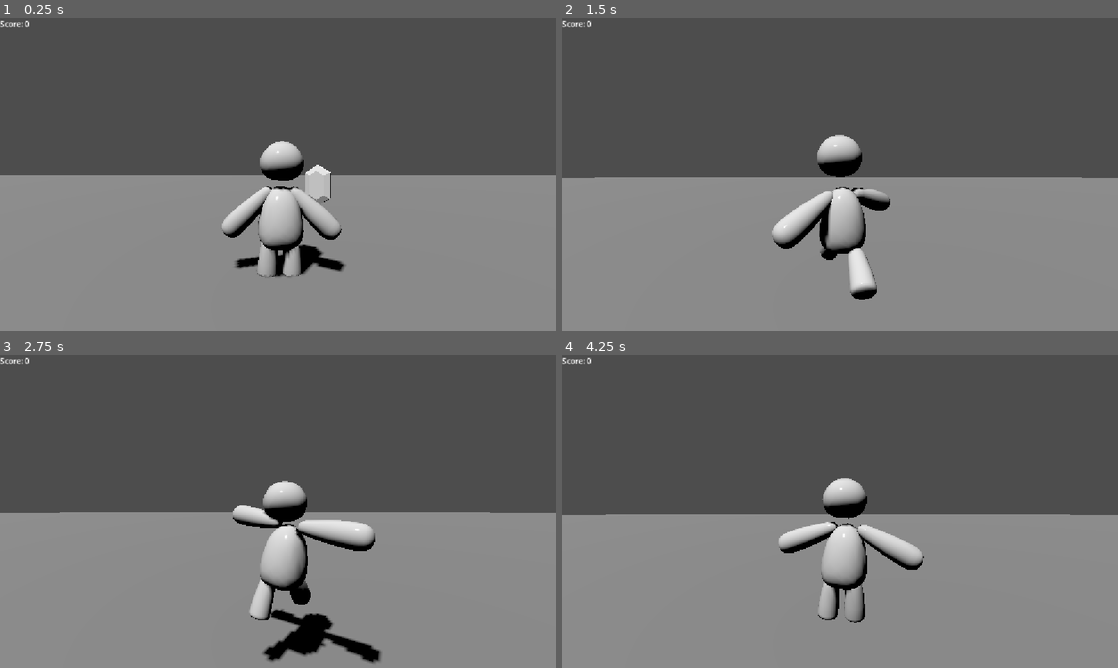
Above: before the commit, frames 1-4 (two rows, left to right).
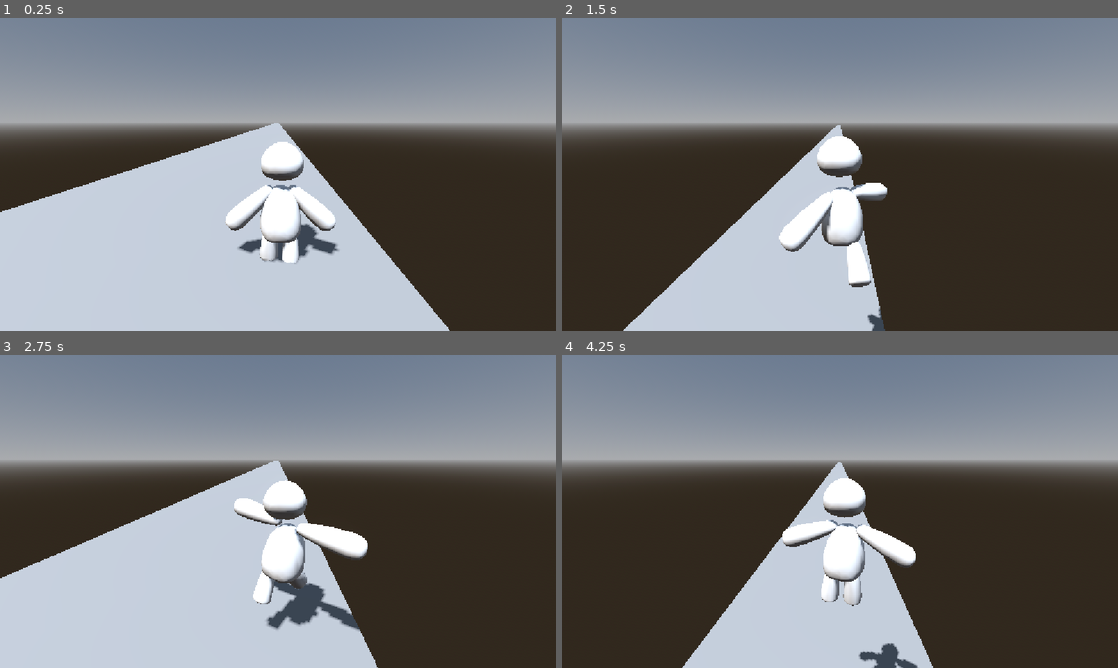
Above: after the commit, the same moments.

Repository: TheAbdullahSaleem/Runner
Game: Godot game, scene res://Scenes/Main.tscn
Same seed, same stepped clock (60 frames per second), same inputs: the game is played once before the commit and once after it.
Inputs (mouse positions are in pixels of both pictures, inside the frame that each line leads up to):
- Up to frame 1 (0.25 s): no input
- Up to frame 2 (1.5 s): tap Enter at 0.5 s; move the mouse to (962, 158) at 0.52 s; hold Right (right) 0.53-1.28 s; tap Alt at 0.6 s; click (962, 158) at 0.67 s; tap Space (jump) at 0.77 s; move the mouse to (728, 190) at 1.27 s; hold Down from 1.28 s (still down); tap Shift at 1.35 s
- Up to frame 3 (2.75 s): tap Space (jump) at 1.52 s; move the mouse to (333, 442) at 2.02 s; release Down at 2.03 s; hold Right (right) from 2.03 s (still down); tap Alt at 2.1 s
- Up to frame 4 (4.25 s): move the mouse to (812, 574) at 2.77 s; release Right (right) at 2.78 s; hold Up 2.78-3.53 s; tap Shift at 2.85 s; click (812, 574) at 2.92 s; tap Space (jump) at 3.02, 3.77 s; move the mouse to (1006, 558) at 3.52 s; hold Left (left) from 3.53 s (still down); tap Alt at 3.6 s

The runs differ from the first frame. In frame 1, 97% of the frame differs, in the area x 0-100%, y 0-100%; in frame 2, 97%; in frame 3, 97%; in frame 4, 97%.
Error after the commit: Parse Error: Identifier "Scoresetting" not declared in the current scope. (res://Scripts/crystals.gd:14)

Commit message:
Made the four rows and the crystals will also respawn in them

Diff:
--- /dev/null
+++ b/Power up.gd
@@ -0,0 +1,12 @@
+
+extends Area3D
+
+
+# Called when the node enters the scene tree for the first time.
+func _ready() -> void:
+	pass # Replace with function body.
+
+
+# Called every frame. 'delta' is the elapsed time since the previous frame.
+func _process(delta: float) -> void:
+	pass
--- a/Scenes/Crystals.tscn
+++ b/Scenes/Crystals.tscn
@@ -1,6 +1,11 @@
 [gd_scene format=4 uid="uid://c0h1bqreiclmn"]
 
 [ext_resource type="Script" uid="uid://copj37jj76467" path="res://Scripts/crystals.gd" id="1_m0csg"]
+
+[sub_resource type="StandardMaterial3D" id="StandardMaterial3D_y1q5r"]
+albedo_color = Color(0.90588236, 0.3372549, 0.3647059, 1)
+metallic = 1.0
+roughness = 0.2
 
 [sub_resource type="StandardMaterial3D" id="StandardMaterial3D_wfl7b"]
 
@@ -44,6 +49,7 @@
 
 [node name="gem" type="MeshInstance3D" parent="crystal" unique_id=1664181616]
 transform = Transform3D(0.37375307, 0, 0, 0, 0.37375307, 0, 0, 0, 0.37375307, 0, 0, 0)
+material_override = SubResource("StandardMaterial3D_y1q5r")
 mesh = SubResource("ArrayMesh_6bek6")
 
 [node name="CollisionShape3D" type="CollisionShape3D" parent="." unique_id=81613282]
--- a/Scenes/Main.tscn
+++ b/Scenes/Main.tscn
@@ -3,26 +3,38 @@
 [ext_resource type="PackedScene" uid="uid://be8qbmt0fe144" path="res://Scenes/Player.tscn" id="1_r150o"]
 [ext_resource type="Script" uid="uid://cynea2ebogkdg" path="res://Scenes/main.gd" id="1_rgh2o"]
 [ext_resource type="PackedScene" uid="uid://ba4mkhe2f7lma" path="res://Scenes/Score.tscn" id="2_idj7w"]
-[ext_resource type="PackedScene" uid="uid://c0h1bqreiclmn" path="res://Scenes/Crystals.tscn" id="3_kln2b"]
+
+[sub_resource type="ProceduralSkyMaterial" id="ProceduralSkyMaterial_rgh2o"]
+sky_horizon_color = Color(0.66224277, 0.6717428, 0.6867428, 1)
+ground_horizon_color = Color(0.66224277, 0.6717428, 0.6867428, 1)
+
+[sub_resource type="Sky" id="Sky_pbw6q"]
+sky_material = SubResource("ProceduralSkyMaterial_rgh2o")
+
+[sub_resource type="Environment" id="Environment_v1gob"]
+background_mode = 2
+sky = SubResource("Sky_pbw6q")
+glow_enabled = true
 
 [node name="Main" type="Node3D" unique_id=2099199967]
 script = ExtResource("1_rgh2o")
+
+[node name="WorldEnvironment" type="WorldEnvironment" parent="." unique_id=111177505]
+environment = SubResource("Environment_v1gob")
 
 [node name="DirectionalLight3D" type="DirectionalLight3D" parent="." unique_id=1930255222]
 transform = Transform3D(-0.8660254, -0.43301278, 0.25, 0, 0.49999997, 0.86602545, -0.50000006, 0.75, -0.43301266, 0, 0, 0)
 shadow_enabled = true
 
 [node name="Player" parent="." unique_id=1728798874 instance=ExtResource("1_r150o")]
+transform = Transform3D(1, 0, 0, 0, 1, 0, 0, 0, 1, -2.1464276, 0, 0)
 
 [node name="CSGBox3D" type="CSGBox3D" parent="." unique_id=1037971797]
 transform = Transform3D(1, 0, 0, 0, 1, 0, 0, 0, 1, 0, -0.1427381, 0)
 use_collision = true
-size = Vector3(1000, 0.222, 1000)
+size = Vector3(9, 0.2, 1000)
 
 [node name="Score" parent="." unique_id=1095941771 instance=ExtResource("2_idj7w")]
-
-[node name="Crystals" parent="." unique_id=31438084 instance=ExtResource("3_kln2b")]
-transform = Transform3D(-4.371139e-08, 0, 1, 0, 1, 0, -1, 0, -4.371139e-08, -1.1628418, 1.1, 3.6029835)
 
 [node name="Timer" type="Timer" parent="." unique_id=1437148557]
 wait_time = 5.0
--- a/Scenes/Player.tscn
+++ b/Scenes/Player.tscn
@@ -369,7 +369,6 @@
 [sub_resource type="AnimationNodeBlend2" id="AnimationNodeBlend2_1iu4k"]
 
 [sub_resource type="AnimationNodeBlendTree" id="AnimationNodeBlendTree_y1q5r"]
-graph_offset = Vector2(-424.037, 217.89679)
 nodes/anim_idle/node = SubResource("AnimationNodeAnimation_1e7my")
 nodes/anim_idle/position = Vector2(-460, 100)
 nodes/anim_runing/node = SubResource("AnimationNodeAnimation_lslt6")
@@ -403,47 +402,47 @@
 bones/0/parent = -1
 bones/0/rest = Transform3D(1, 0, 0, 0, 1, 1.1473162e-09, 0, -1.1473162e-09, 1, 0, 0.6581671, -0.0038433746)
 bones/0/enabled = true
-bones/0/position = Vector3(-0.0040682936, 0.6581671, -0.0038433746)
-bones/0/rotation = Quaternion(0.025970776, -0.22260886, 0.05814421, 0.9728259)
-bones/0/scale = Vector3(1.0412254, 1.0412256, 1.0412256)
+bones/0/position = Vector3(-0.009858767, 0.70349437, -0.0038433746)
+bones/0/rotation = Quaternion(0.023863018, 0.07823836, -0.004935503, 0.9966368)
+bones/0/scale = Vector3(1, 0.99999994, 1)
 bones/1/name = "spine.006"
 bones/1/parent = 0
 bones/1/rest = Transform3D(1, 0, 0, 0, 1, -2.2946325e-09, 0, 2.2946325e-09, 1, 0, 1.2290759, -1.2574066e-09)
 bones/1/enabled = true
-bones/1/position = Vector3(0.052537084, 1.2647537, -0.089765444)
-bones/1/rotation = Quaternion(0.19639046, 0.19809768, -0.09197657, 0.95589143)
+bones/1/position = Vector3(-0.00045030657, 1.3027629, -0.0035661156)
+bones/1/rotation = Quaternion(0.00044842524, -0.07337984, 0.003551238, 0.99729764)
 bones/1/scale = Vector3(1, 1, 1)
 bones/2/name = "upper_arm.L"
 bones/2/parent = 0
 bones/2/rest = Transform3D(0.016605081, 0.99985975, 0.002219428, -0.9910465, 0.016752746, -0.13246351, -0.13248213, 1.1021319e-08, 0.9911854, 0.18167722, 1.1173358, -1.5138086e-09)
 bones/2/enabled = true
-bones/2/position = Vector3(0.14676678, 1.2312787, -0.015551839)
-bones/2/rotation = Quaternion(0.058508135, 0.06795794, -0.6607542, 0.7452265)
+bones/2/position = Vector3(0.181059, 1.1322877, -0.00080704223)
+bones/2/rotation = Quaternion(0.06176735, -0.056812122, -0.95369905, 0.28881723)
 bones/2/scale = Vector3(1.0000001, 1, 1)
 bones/3/name = "upper_arm.R"
 bones/3/parent = 0
 bones/3/rest = Transform3D(0.016605081, -0.99985975, -0.002219428, 0.9910465, 0.016752746, -0.13246351, 0.13248213, 1.1021319e-08, 0.9911854, -0.18167722, 1.1173358, -1.5138086e-09)
 bones/3/enabled = true
-bones/3/position = Vector3(-0.14676677, 1.2312787, -0.01555183)
-bones/3/rotation = Quaternion(0.060852505, -0.07018316, 0.65902865, 0.7463596)
+bones/3/position = Vector3(-0.18105902, 1.1322876, -0.00080702174)
+bones/3/rotation = Quaternion(0.102302894, -0.07379773, 0.9536389, 0.2732414)
 bones/3/scale = Vector3(1.0000001, 1, 1)
 bones/4/name = "thigh.L"
 bones/4/parent = 0
 bones/4/rest = Transform3D(0.9999413, 0.009770354, -0.0046835593, 0.009770246, -0.9999523, -4.5759134e-05, -0.004683783, -3.07773e-09, -0.99998903, 0.23308901, 0.20372653, -2.2132225e-09)
 bones/4/enabled = true
-bones/4/position = Vector3(0.2541193, 0.19546005, -0.020911984)
-bones/4/rotation = Quaternion(0.99737144, 0.0032329746, 0.070207395, -0.01762772)
+bones/4/position = Vector3(0.22044602, 0.14799444, 0.035744827)
+bones/4/rotation = Quaternion(0.99550736, 0.01199583, 0.0926663, 0.015301399)
 bones/4/scale = Vector3(1, 1, 1)
 bones/5/name = "thigh.R"
 bones/5/parent = 0
 bones/5/rest = Transform3D(0.9999413, -0.009770354, 0.0046835593, -0.009770246, -0.9999523, -4.5759134e-05, 0.004683783, -3.07773e-09, -0.99998903, -0.23308901, 0.20372653, -2.2132225e-09)
 bones/5/enabled = true
-bones/5/position = Vector3(-0.23111503, 0.38013253, -0.02297528)
-bones/5/rotation = Quaternion(0.9618607, 0.04857243, 0.10842273, 0.24639271)
+bones/5/position = Vector3(-0.21668804, 0.13967049, -0.033914354)
+bones/5/rotation = Quaternion(0.9953841, -0.0013218794, 0.095006995, 0.013507276)
 bones/5/scale = Vector3(1, 1, 1)
 
 [node name="spine_006" type="BoneAttachment3D" parent="RUN_GUY_V1/metarig/Skeleton3D" unique_id=1195686390]
-transform = Transform3D(1.0406773, -0.03329712, -0.0057093203, 0.027427927, 0.9354892, -0.45635343, 0.019723088, 0.45596266, 0.93587375, -0.07916195, 1.9770788, -0.03160934)
+transform = Transform3D(0.9999337, 0.0065683643, 0.009457752, -0.0061038025, 0.9988123, -0.048337806, -0.009764016, 0.04827687, 0.9987863, 0.00682202, 2.0048852, 0.053669043)
 bone_name = "spine.006"
 bone_idx = 1
 
@@ -464,7 +463,7 @@
 mesh = SubResource("ArrayMesh_imxm3")
 
 [node name="upper_arm_L" type="BoneAttachment3D" parent="RUN_GUY_V1/metarig/Skeleton3D" unique_id=139853623]
-transform = Transform3D(0.31627196, 0.9098549, -0.39533126, -0.9822487, 0.22908978, -0.2585659, -0.1389623, 0.45147824, 0.9279049, -0.02032404, 1.9465665, 0.07983363)
+transform = Transform3D(-0.83619934, 0.54839575, 0.005727902, -0.54809755, -0.83601457, 0.025860537, 0.01897043, 0.018485107, 0.9996491, 0.18421634, 1.8333712, 0.020064898)
 bone_name = "upper_arm.L"
 bone_idx = 2
 
@@ -473,7 +472,7 @@
 mesh = SubResource("ArrayMesh_qxv10")
 
 [node name="upper_arm_R" type="BoneAttachment3D" parent="RUN_GUY_V1/metarig/Skeleton3D" unique_id=2124875897]
-transform = Transform3D(-0.09632191, -0.9391543, -0.4391604, 1.0053036, 0.023215603, -0.27014223, 0.25345194, -0.44899976, 0.904606, -0.2936008, 1.9155244, -0.053465653)
+transform = Transform3D(-0.77601707, -0.5542648, 0.3009787, 0.4991303, -0.8314142, -0.2441703, 0.38557306, -0.039252717, 0.92184204, -0.17345083, 1.8355813, 0.07662269)
 bone_name = "upper_arm.R"
 bone_idx = 3
 
@@ -482,7 +481,7 @@
 mesh = SubResource("ArrayMesh_aib7m")
 
 [node name="thigh_L" type="BoneAttachment3D" parent="RUN_GUY_V1/metarig/Skeleton3D" unique_id=2057578435]
-transform = Transform3D(0.858509, 0.15360004, 0.56878805, 0.09765999, -1.0284119, 0.13031584, 0.58101225, -0.05409924, -0.86235064, 0.21650238, 0.8885722, 0.09698577)
+transform = Transform3D(0.9994964, 0.012317859, 0.029243812, 0.011790189, -0.99976575, 0.018148078, 0.02946049, -0.01779415, -0.99940753, 0.21545227, 0.84823966, 0.0039176885)
 bone_name = "thigh.L"
 bone_idx = 4
 
@@ -491,7 +490,7 @@
 mesh = SubResource("ArrayMesh_un5om")
 
 [node name="thigh_R" type="BoneAttachment3D" parent="RUN_GUY_V1/metarig/Skeleton3D" unique_id=552591662]
-transform = Transform3D(0.8029533, -0.06627987, 0.65956306, 0.23975965, -0.9368296, -0.38602644, 0.6180063, 0.44956428, -0.70718515, -0.25829822, 1.0281477, -0.12056254)
+transform = Transform3D(0.99933064, -0.014553011, 0.033561558, -0.015202688, -0.9997003, 0.019184515, 0.03327228, -0.0196819, -0.9992525, -0.22726884, 0.845961, 0.003075365)
 bone_name = "thigh.R"
 bone_idx = 5
 
@@ -500,7 +499,7 @@
 mesh = SubResource("ArrayMesh_f1rcx")
 
 [node name="spine" type="BoneAttachment3D" parent="RUN_GUY_V1/metarig/Skeleton3D" unique_id=1680865841]
-transform = Transform3D(0.93099, -0.12983148, -0.44783023, 0.10575282, 1.0327808, -0.07956724, 0.4541194, 0.025659181, 0.9366257, -0.0040682936, 0.6581671, -0.0038433746)
+transform = Transform3D(0.9877088, 0.013571814, 0.1557149, -0.0061038015, 0.9988123, -0.048337813, -0.15618601, 0.04679323, 0.98661864, -0.009858767, 0.70349437, -0.0038433746)
 bone_name = "spine"
 bone_idx = 0
 
@@ -523,4 +522,4 @@
 shape = SubResource("CapsuleShape3D_nl1qf")
 
 [node name="Camera3D" type="Camera3D" parent="." unique_id=606976233]
-transform = Transform3D(-1, 0, -8.742278e-08, 0, 1, 0, 8.742278e-08, 0, -1, 0.035577297, 1.5879741, -3.0029688)
+transform = Transform3D(-1, 0, -8.742278e-08, -2.169274e-08, 0.9687252, 0.24813603, 8.4688644e-08, 0.24813603, -0.9687252, 0.035577297, 2.364097, -3.0029688)
--- a/Scenes/Score.tscn
+++ b/Scenes/Score.tscn
@@ -15,8 +15,14 @@
 
 [node name="Label" type="Label" parent="Control" unique_id=390560164]
 layout_mode = 1
+anchors_preset = -1
+anchor_left = 0.0390625
+anchor_top = 0.047839507
+anchor_right = 0.0390625
+anchor_bottom = 0.07716049
 offset_right = 40.0
 offset_bottom = 23.0
+theme_override_font_sizes/font_size = 30
 horizontal_alignment = 1
 vertical_alignment = 1
 metadata/_edit_use_anchors_ = true
--- a/Scenes/main.gd
+++ b/Scenes/main.gd
@@ -13,5 +13,5 @@
 func spawning_crystal() -> void :
 	var crystal_instance = crystal.instantiate()
 	add_child(crystal_instance)
-	crystal_instance.global_position = Vector3(randi_range(-2,1),1.1,player.global_position.z+10)
-	print("added")
+	var lane = (randi_range(0,3) - 1.5) * 2
+	crystal_instance.global_position = Vector3(lane,1.1,player.global_position.z+5)
--- /dev/null
+++ b/Scenes/power_up.tscn
@@ -0,0 +1,16 @@
+[gd_scene format=3 uid="uid://dl7mp82tu4t1v"]
+
+[ext_resource type="Script" uid="uid://bsyf3hu4w8nxu" path="res://Power up.gd" id="1_psa43"]
+
+[sub_resource type="BoxShape3D" id="BoxShape3D_kf11u"]
+
+[sub_resource type="BoxMesh" id="BoxMesh_nl1qf"]
+
+[node name="Power up" type="Area3D" unique_id=1193938432]
+script = ExtResource("1_psa43")
+
+[node name="CollisionShape3D" type="CollisionShape3D" parent="." unique_id=1073083949]
+shape = SubResource("BoxShape3D_kf11u")
+
+[node name="MeshInstance3D" type="MeshInstance3D" parent="." unique_id=2071009725]
+mesh = SubResource("BoxMesh_nl1qf")
--- a/Scripts/Player.gd
+++ b/Scripts/Player.gd
@@ -2,9 +2,8 @@
 @onready var anim_tree: AnimationTree = $RUN_GUY_V1/AnimationTree
 enum {IDLE,RUN,JUMP,FALL}
 var current_anim = IDLE
-
-const SPEED = 5.0
-const JUMP_VELOCITY = 4.5
+var cur_lane = 0
+var lane_width = 2
 var run_val = 0
 var jump_val = 0
 var fall_val = 0
@@ -35,7 +34,7 @@
 	anim_tree["parameters/fall/blend_amount"] = fall_val
 
 func _physics_process(delta: float) -> void:
-	movements()
+	movements(delta)
 	update_tree()
 	handle_anim(delta)
 	if not is_on_floor():
@@ -45,12 +44,17 @@
 	if Input.is_action_just_pressed("jump") and is_on_floor():
 		velocity.y = 10
 		current_anim = JUMP
+	if Input.is_action_just_pressed("right"):
+		cur_lane = max(cur_lane - 1 , 0)
+	if Input.is_action_just_pressed("left"):
+		cur_lane = min(cur_lane + 1 , 3)
 	if velocity == Vector3.ZERO:
 		current_anim =IDLE
 
 	move_and_slide()
-func movements():
-	velocity.x = Input.get_axis("right","left")*SPEED
+func movements(delta):
 	velocity.z = 2
 	if is_on_floor():
 		current_anim = RUN
+	var target_x = (cur_lane - 1.5) * lane_width
+	velocity.x = (target_x - position.x) * delta *200
--- a/project.godot
+++ b/project.godot
@@ -17,7 +17,7 @@
 
 [autoload]
 
-Scoresetting="*uid://dfdutvqtfysad"
+Globals="*uid://dfdutvqtfysad"
 
 [display]
 
Not shown, added: Power up.gd.uid
Renamed: Scripts/scoresetting.gd -> Scripts/globals.gd
Renamed: Scripts/scoresetting.gd.uid -> Scripts/globals.gd.uid
